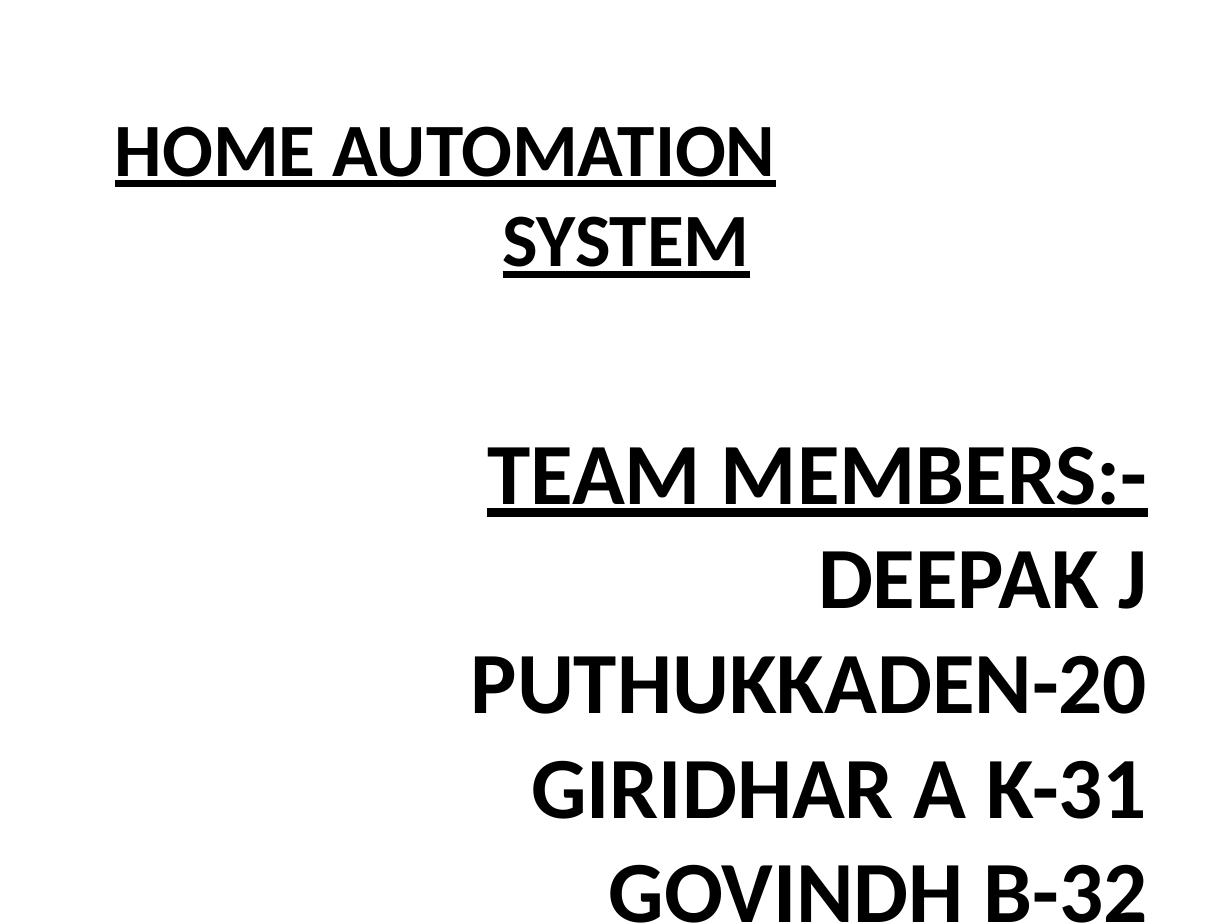
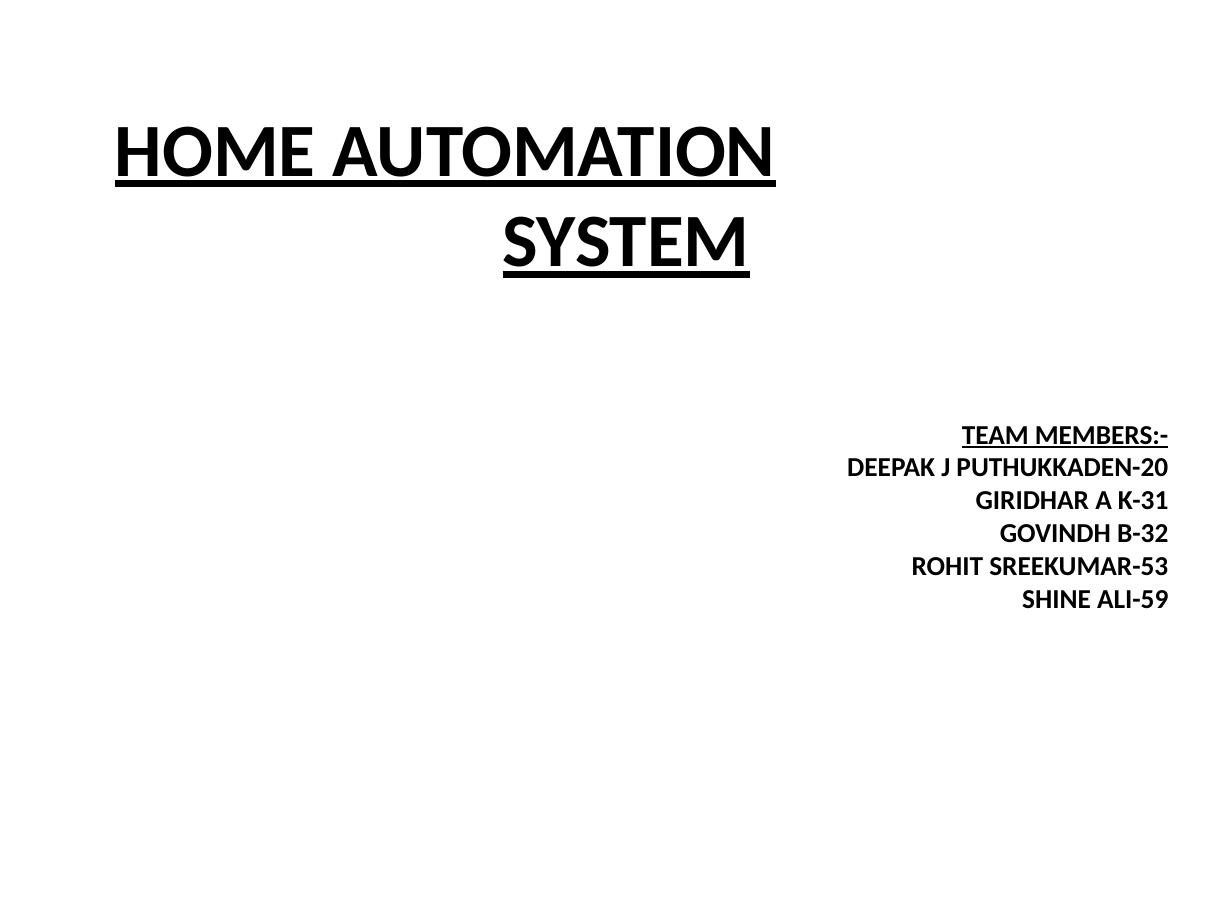
Before and after one commit to rpihomeautomation/rpihomeautomation, a slide deck: slide 1 of reports-and-documents/Reports/Project Report-HOME AUTOMATION.pptx. Drawn at 1232x924 pixels with LibreOffice and Linux fonts; fonts in the diff are those of the drawing. Boxes give left, top, right and bottom in pixels: in the first picture for what was removed or moved away, otherwise in the second. Text is boxed around its words. In the diff, an @@ line names an element or a change of style, - is before the commit and + after.

```diff
--- a/reports-and-documents/Reports/Project Report-HOME AUTOMATION.pptx
+++ b/reports-and-documents/Reports/Project Report-HOME AUTOMATION.pptx
@@ text "TEAM MEMBERS:-" at box(847, 426, 1168, 609): size 51 to 16 pt @@
```
Also in this commit, not shown: 2 other slides changed, 6 other files.
